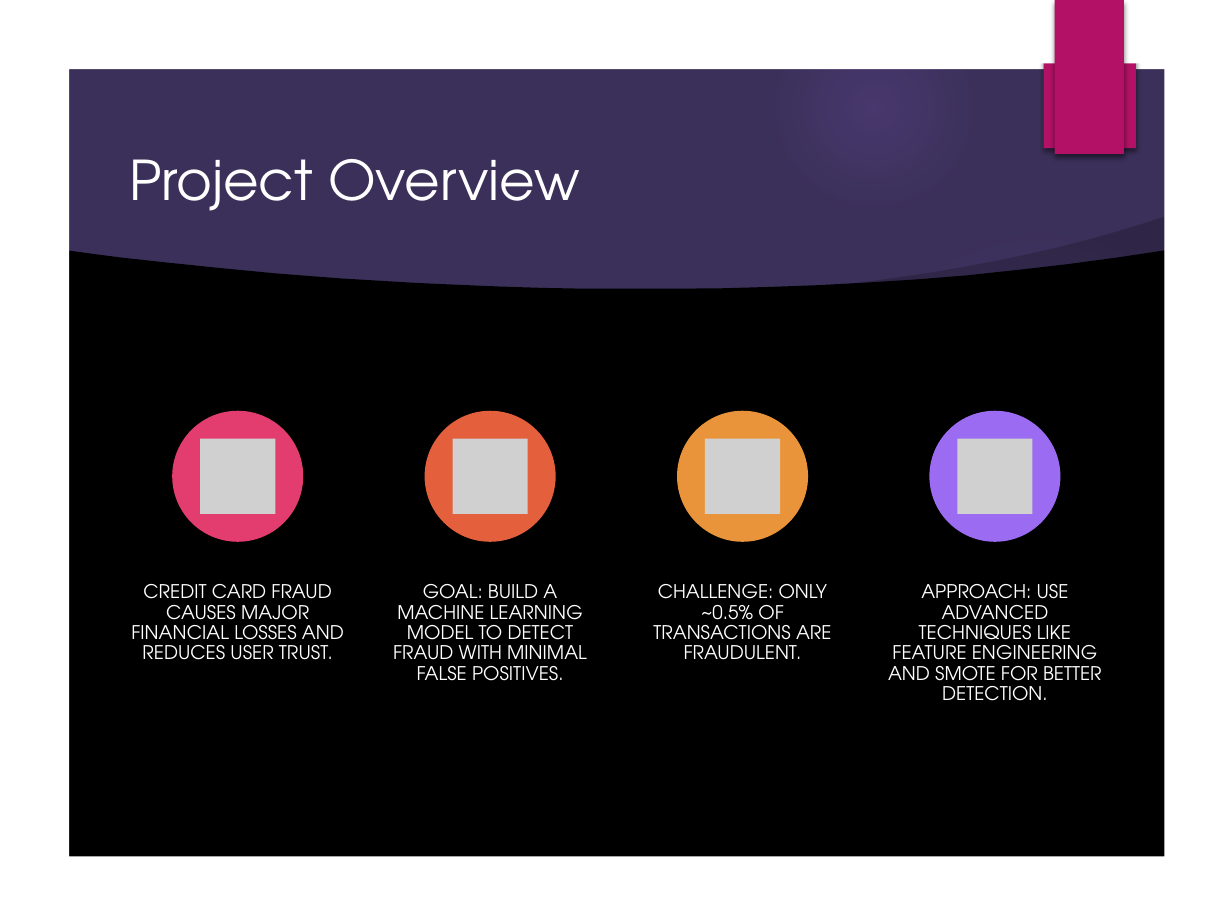
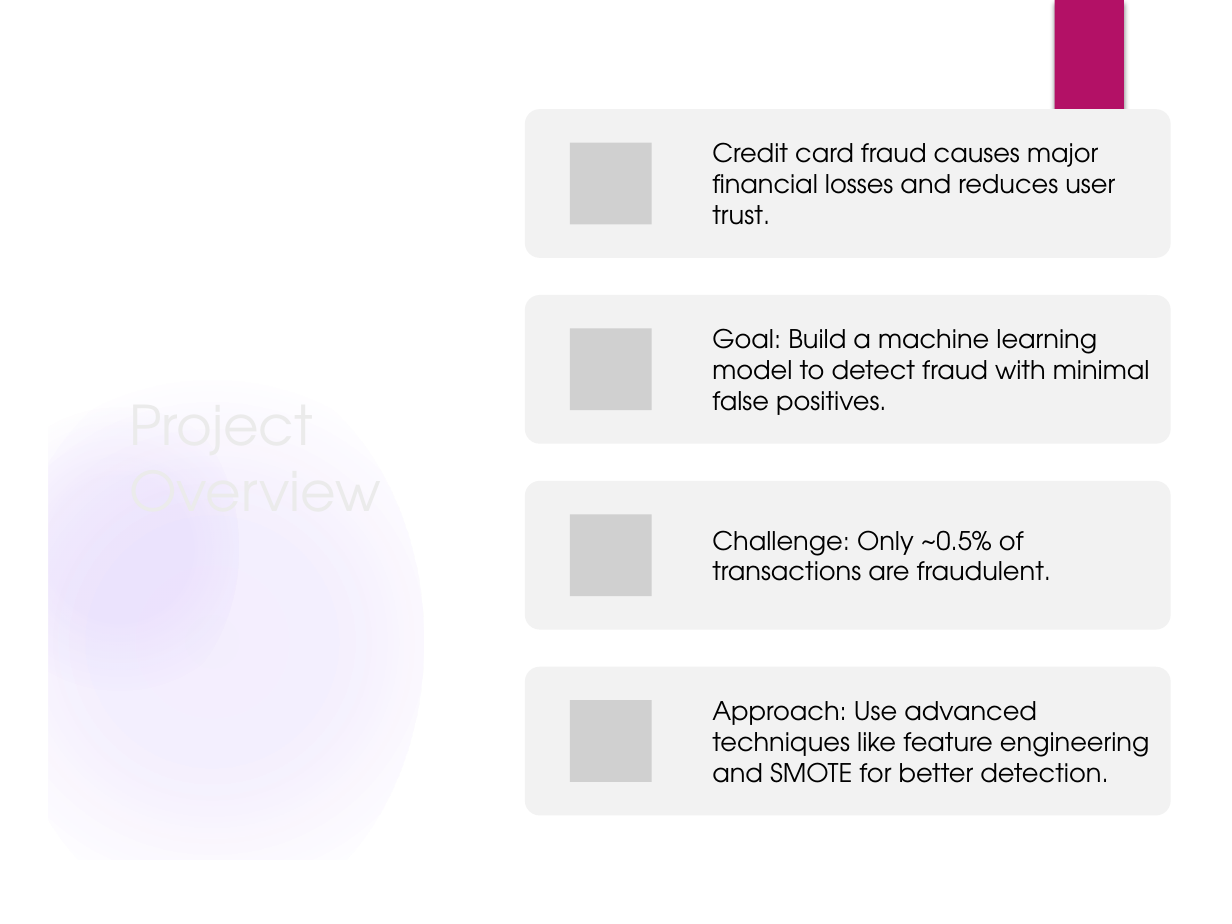
Before and after one commit to Myself-and-me/Credit_Card_Fraud_Detection, a slide deck: slide 2 of Credit_Card_Fraud_Detection_Presentation.pptx. Drawn at 1232x924 pixels with LibreOffice and Linux fonts; fonts in the diff are those of the drawing; grey boxes stand for pictures; background and template pictures are left out. Boxes give left, top, right and bottom in pixels: in the first picture for what was removed or moved away, otherwise in the second. Text is boxed around its words. In the diff, an @@ line names an element or a change of style, - is before the commit and + after.

```diff
--- a/Credit_Card_Fraud_Detection_Presentation.pptx
+++ b/Credit_Card_Fraud_Detection_Presentation.pptx
@@ group added at (0,53,1190,924): 2 ellipses, 2 freeform shapes, 1 rectangle @@
@@ title "Project Overview" at (117,131,414,782): text colour #FFFFFF to #EBEBEB @@
@@ picture: place and size @@
-picture at (200,439,275,514)
+picture at (570,143,652,224)
@@ text at (712,142,1115,225): text changed; size 11 to 15 pt; text colour #FFFFFF to #000000 @@
-CREDIT CARD FRAUD CAUSES MAJOR FINANCIAL LOSSES AND REDUCES USER TRUST.
+Credit card fraud causes major financial losses and reduces user trust.
@@ freeform shape removed at (856,215,1179,312) @@
@@ freeform shape at (65,250,1167,861): fill #000000 to #FFFFFF @@
@@ vertical alignment top to middle in 4 elements at (712,701,1149,783), (712,530,1051,581), (712,142,1115,225), (712,328,1150,415) @@
@@ text at (712,328,1150,415): text changed; size 11 to 15 pt; text colour #FFFFFF to #000000 @@
-GOAL: BUILD A MACHINE LEARNING MODEL TO DETECT FRAUD WITH MINIMAL FALSE POSITIVES.
+Goal: Build a machine learning model to detect fraud with minimal false positives.
@@ group removed at (172,410,1060,541): 4 ellipses, 2 pictures @@
@@ picture: place and size @@
-picture at (705,439,780,514)
+picture at (570,515,652,596)
@@ text at (712,530,1051,581): text changed; size 11 to 15 pt; text colour #FFFFFF to #000000 @@
-CHALLENGE: ONLY ~0.5% OF TRANSACTIONS ARE FRAUDULENT.
+Challenge: Only ~0.5% of transactions are fraudulent.
@@ group added at (525,110,1170,816): 4 rounded rectangles, 2 pictures @@
@@ text at (712,701,1149,783): text changed; size 11 to 15 pt; text colour #FFFFFF to #000000 @@
-APPROACH: USE ADVANCED TECHNIQUES LIKE FEATURE ENGINEERING AND SMOTE FOR BETTER DETECTION.
+Approach: Use advanced techniques like feature engineering and SMOTE for better detection.
```
Also in this commit, not shown: 1 other slide changed, 1 other file.
